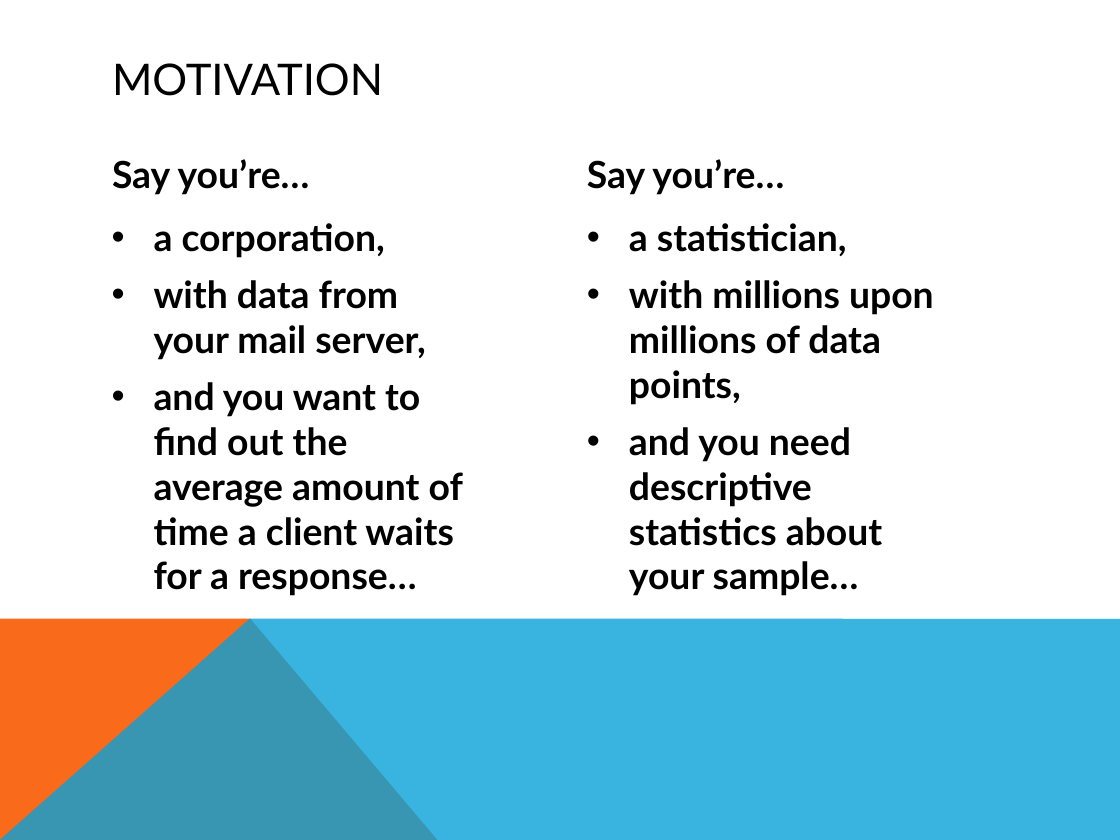
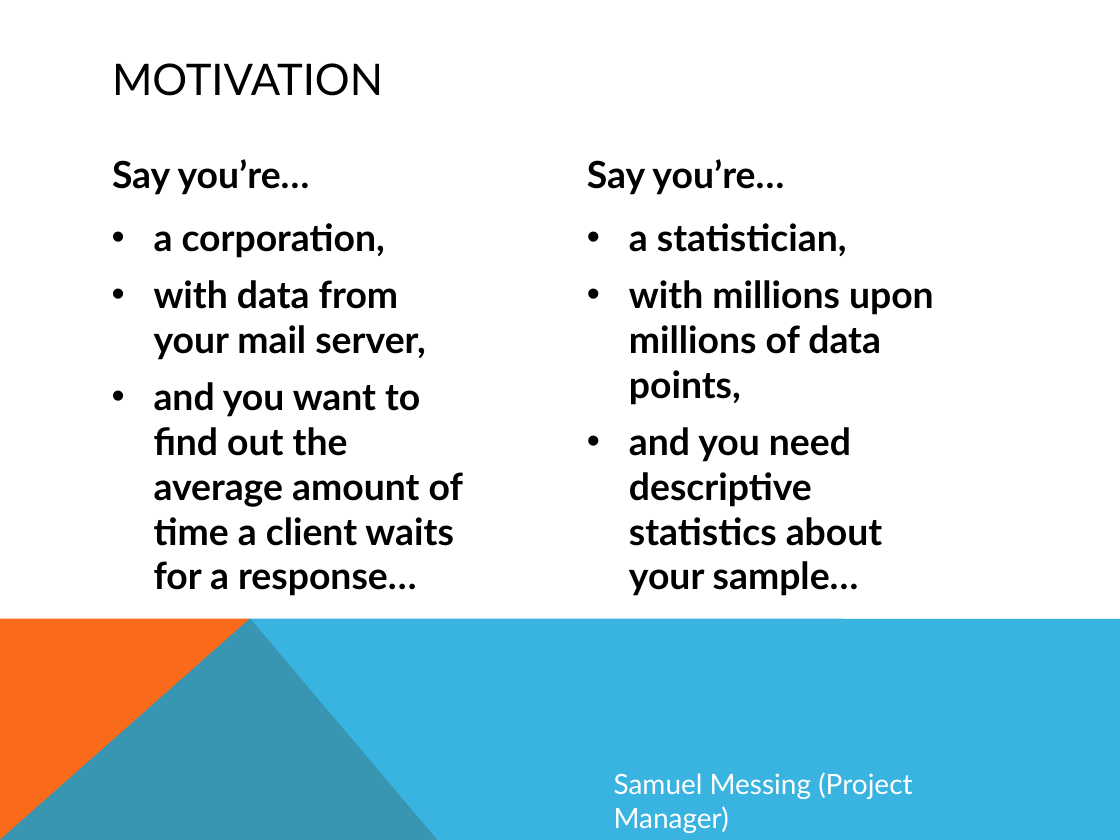
Before and after one commit to smessing/Hog, a slide deck: slide 4 of demo/demo.pptx. Drawn at 1120x840 pixels with LibreOffice and Linux fonts; fonts in the diff are those of the drawing. Boxes give left, top, right and bottom in pixels: in the first picture for what was removed or moved away, otherwise in the second. Text is boxed around its words. In the diff, an @@ line names an element or a change of style, - is before the commit and + after.

```diff
--- a/demo/demo.pptx
+++ b/demo/demo.pptx
@@ text added at [614, 772, 912, 833], 18 pt, text #FFFFFF @@
+Samuel Messing (Project Manager)
```
Also in this commit, not shown: 15 other slides changed.
